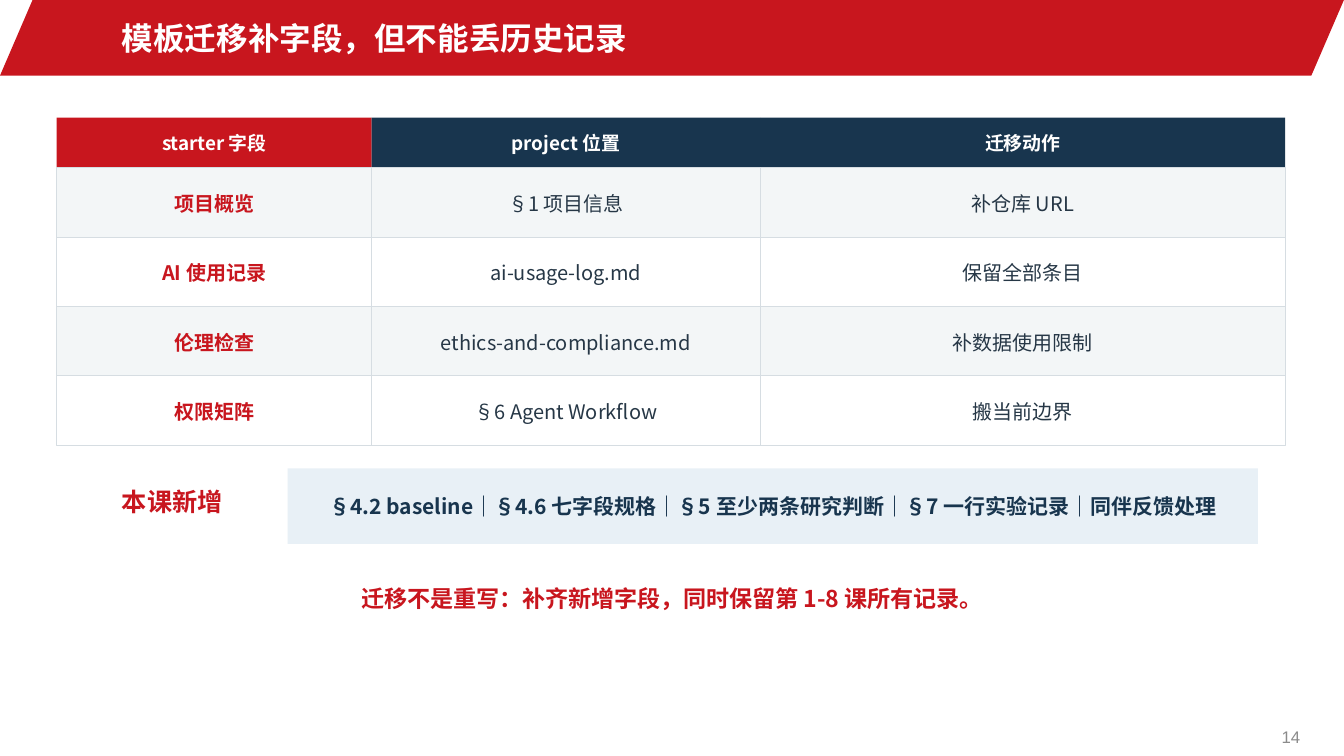
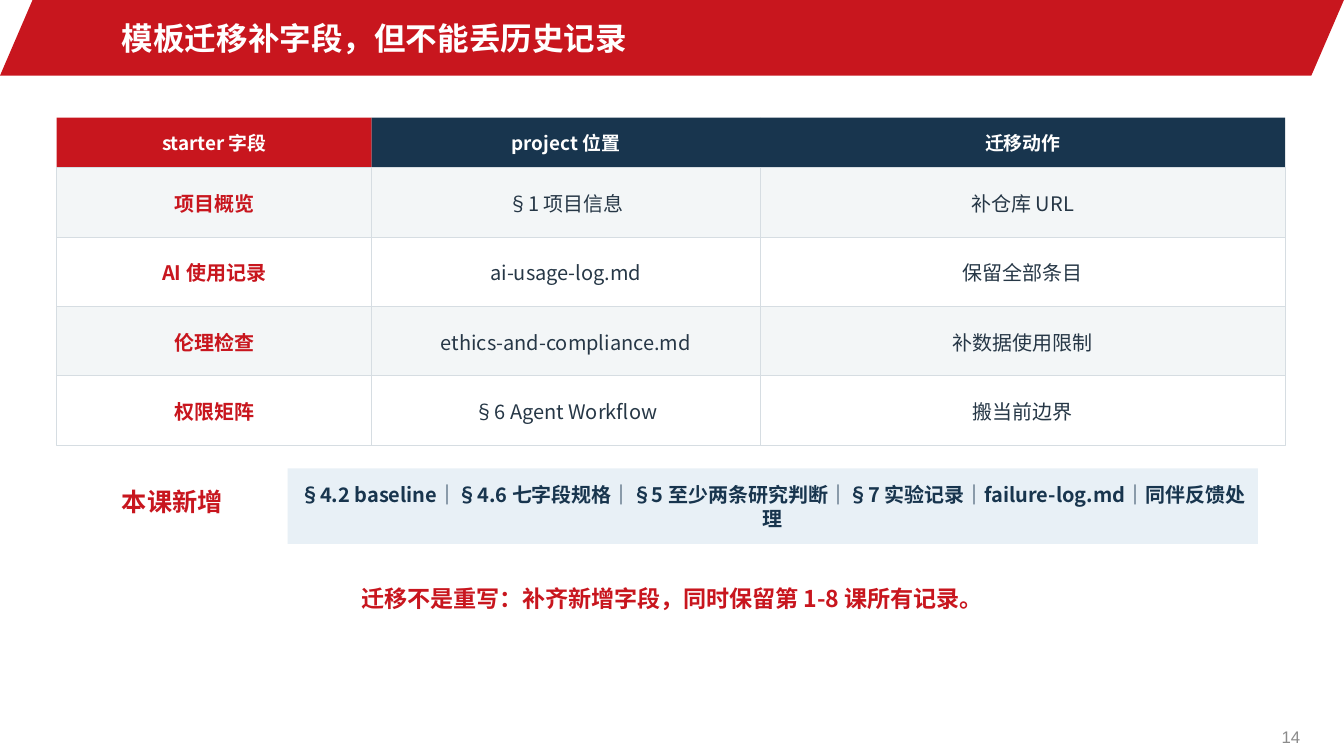
Before and after one commit to jinyh/ai4research, a slide deck: slide 14 of lessons/lesson-09/slides.pptx. Drawn at 1344x756 pixels with LibreOffice and Linux fonts; fonts in the diff are those of the drawing; background and template pictures are left out. Boxes give left, top, right and bottom in pixels: in the first picture for what was removed or moved away, otherwise in the second. Text is boxed around its words. In the diff, an @@ line names an element or a change of style, - is before the commit and + after.

```diff
--- a/lessons/lesson-09/slides.pptx
+++ b/lessons/lesson-09/slides.pptx
@@ text in rectangle at bbox=[300, 484, 1246, 527]: text changed; size 15 to 14.2 pt @@
-§4.2 baseline｜§4.6 七字段规格｜§5 至少两条研究判断｜§7 一行实验记录｜同伴反馈处理
+§4.2 baseline｜§4.6 七字段规格｜§5 至少两条研究判断｜§7 实验记录｜failure-log.md｜同伴反馈处理
```
Also in this commit, not shown: 8 other slides changed, 8 other files.
